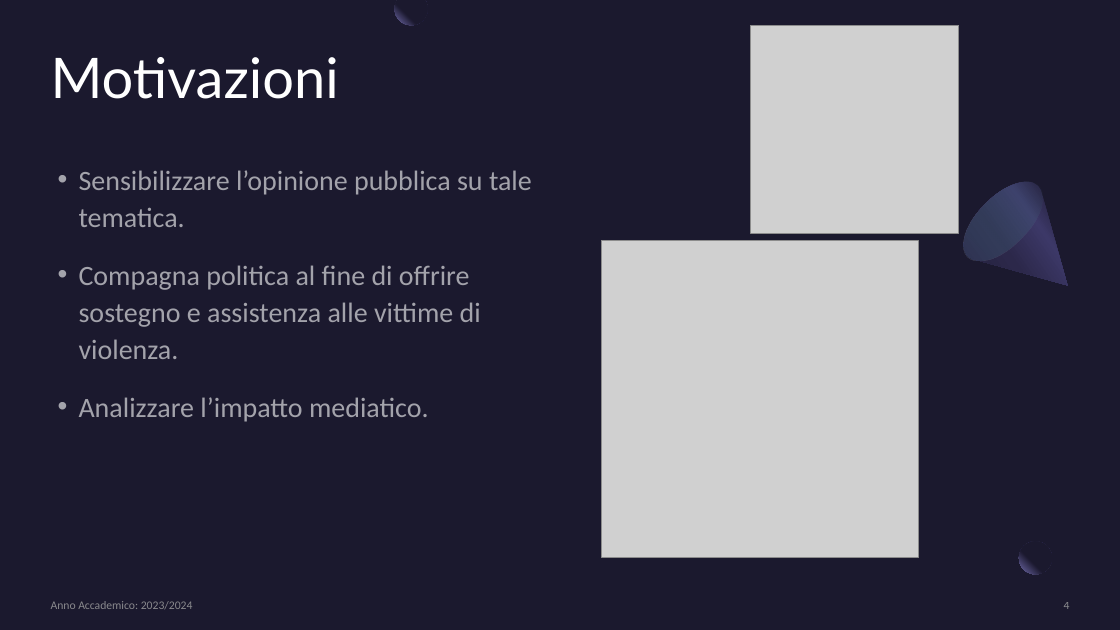
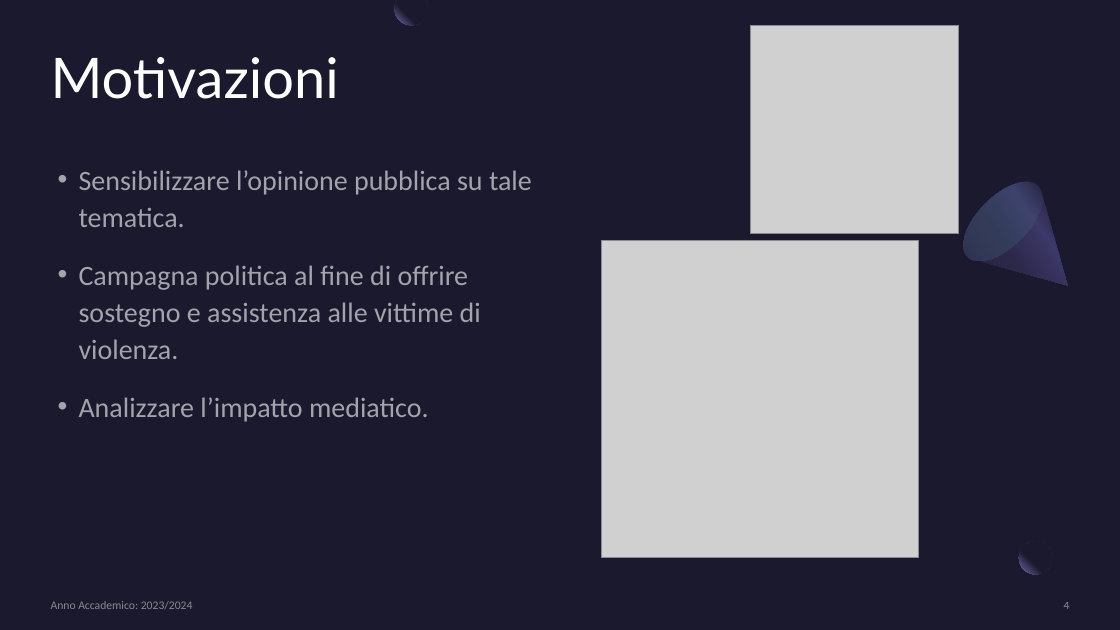
Before and after one commit to DarioDeMaio/Sentiment_Analysis_Reddit, a slide deck: slide 4 of Presentazione.pptx. Drawn at 1120x630 pixels with LibreOffice and Linux fonts; fonts in the diff are those of the drawing; grey boxes stand for pictures. Boxes give left, top, right and bottom in pixels: in the first picture for what was removed or moved away, otherwise in the second. Text is boxed around its words. In the diff, an @@ line names an element or a change of style, - is before the commit and + after.

```diff
--- a/Presentazione.pptx
+++ b/Presentazione.pptx
@@ text at (79,265,481,359): text changed @@
-• Compagna politica al fine di offrire sostegno e assistenza alle vittime di violenza.
+• Campagna politica al fine di offrire sostegno e assistenza alle vittime di violenza.
```
Also in this commit, not shown: 1 other slide changed.
